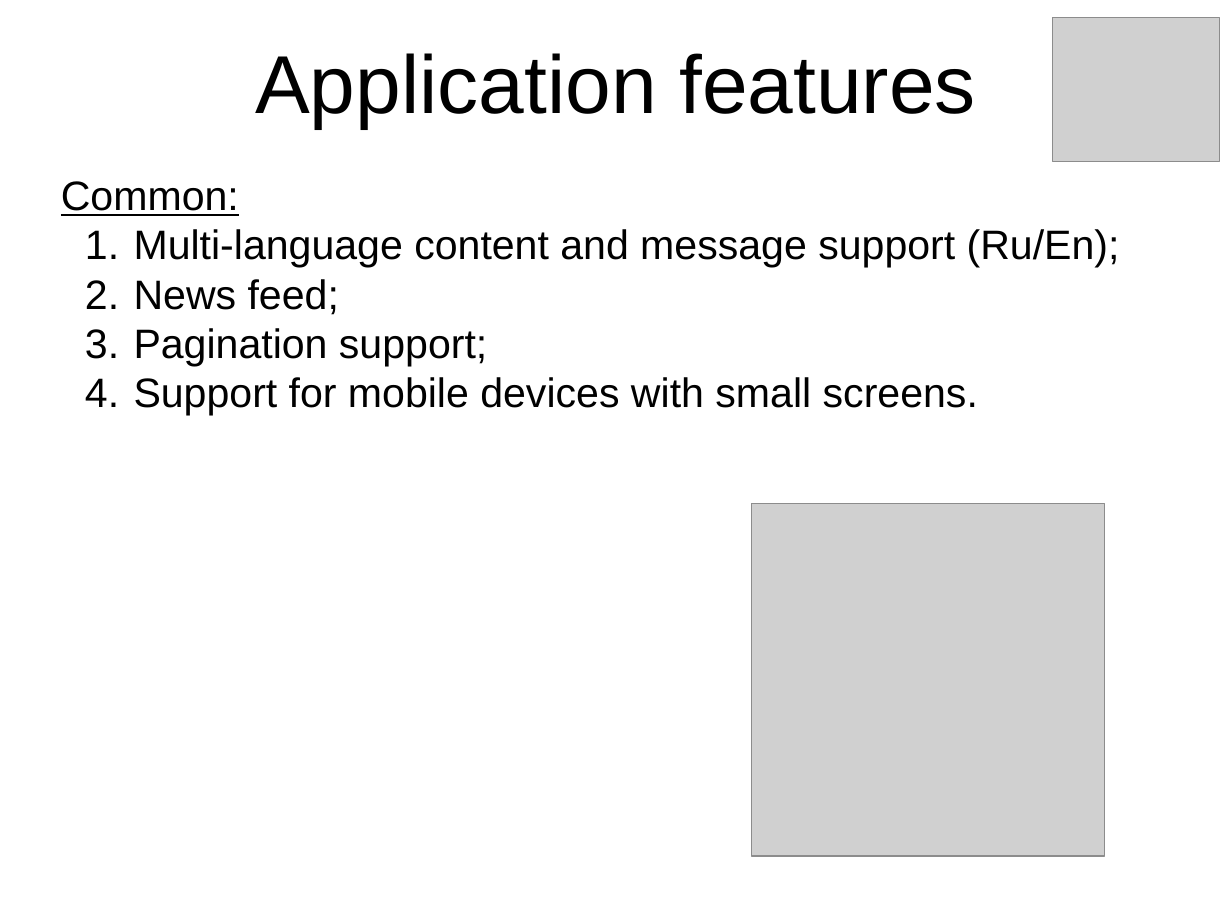
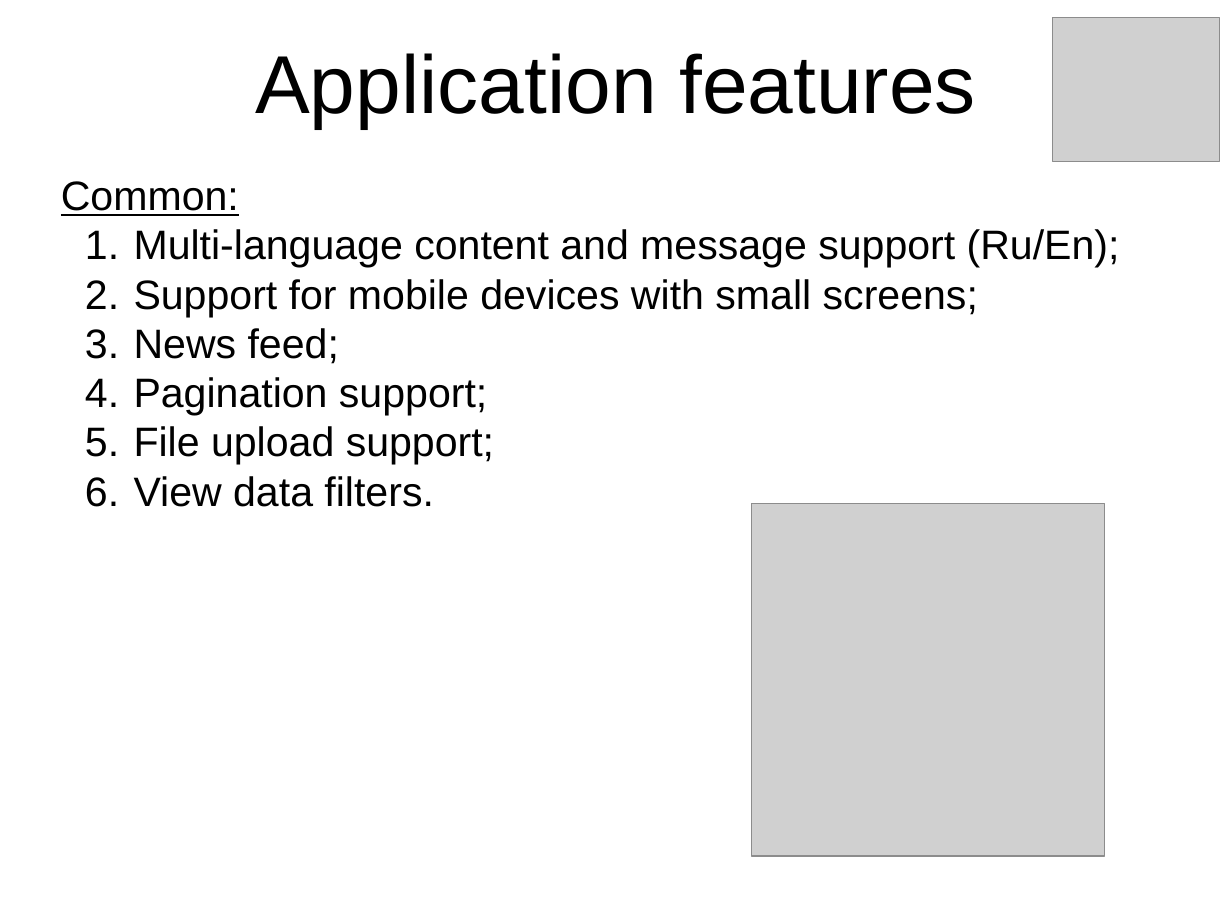
Before and after one commit to jahstreet/JCasino, a slide deck: slide 9 of JCasino presentation.pptx. Drawn at 1232x924 pixels with LibreOffice and Linux fonts; fonts in the diff are those of the drawing; grey boxes stand for pictures; background and template pictures are left out. Boxes give left, top, right and bottom in pixels: in the first picture for what was removed or moved away, otherwise in the second. Text is boxed around its words. In the diff, an @@ line names an element or a change of style, - is before the commit and + after.

```diff
--- a/JCasino presentation.pptx
+++ b/JCasino presentation.pptx
@@ text at (x1=134, y1=279, x2=978, y2=317): paragraph added @@
+2. Support for mobile devices with small screens;
@@ text at (x1=134, y1=426, x2=494, y2=507): text changed @@
-4. Support for mobile devices with small screens.
+5. File upload support;
+6. View data filters.
```
Also in this commit, not shown: 13 other slides changed, 15 other files.
